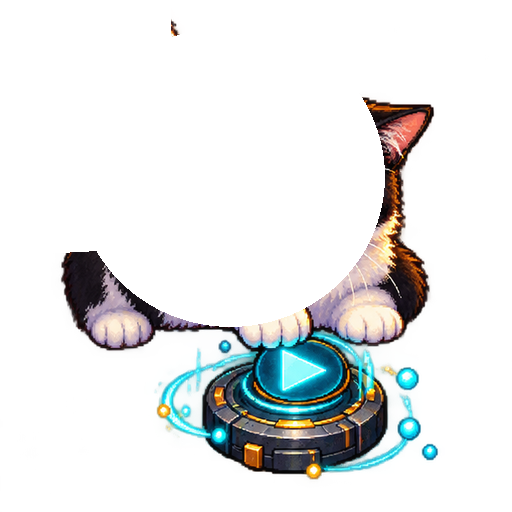
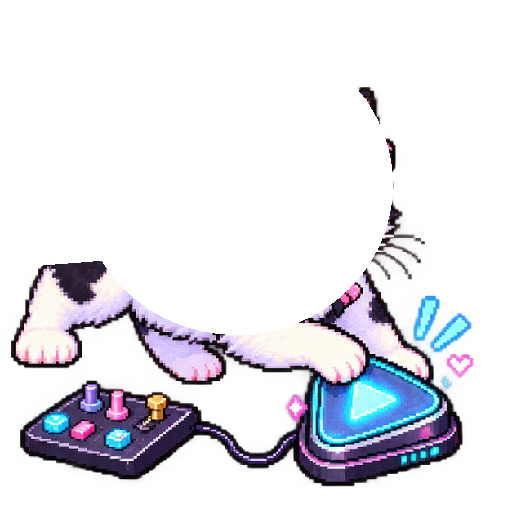
Comparing the layer stacks of the two 512 x 512 images. Changes:
painted on "head" over 76, 33, 393, 335
painted on "tail" over 37, 18, 172, 267
